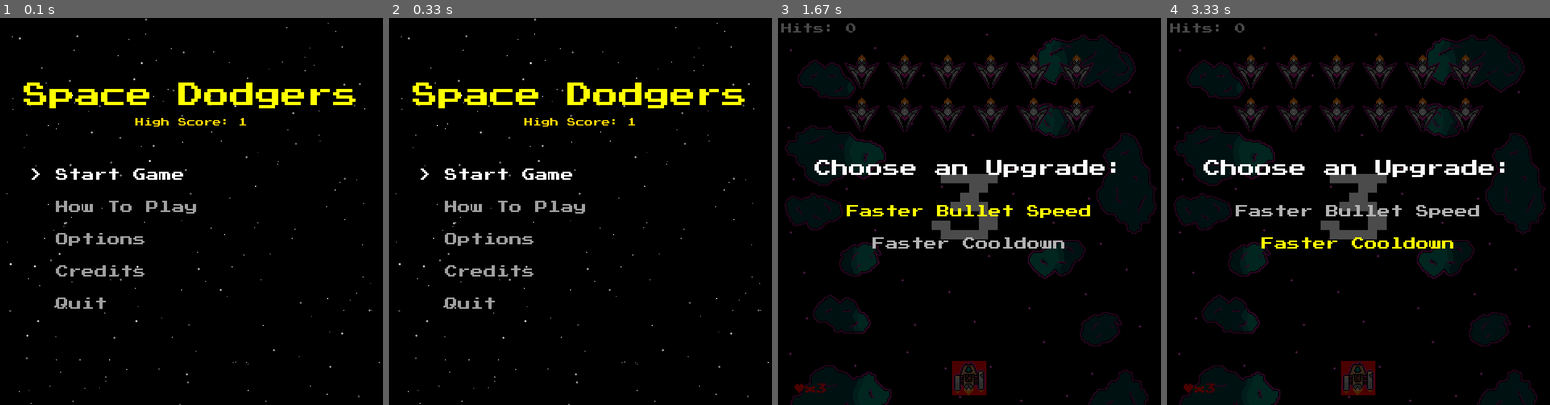
Above: before the commit, frames 1-4 (left to right).
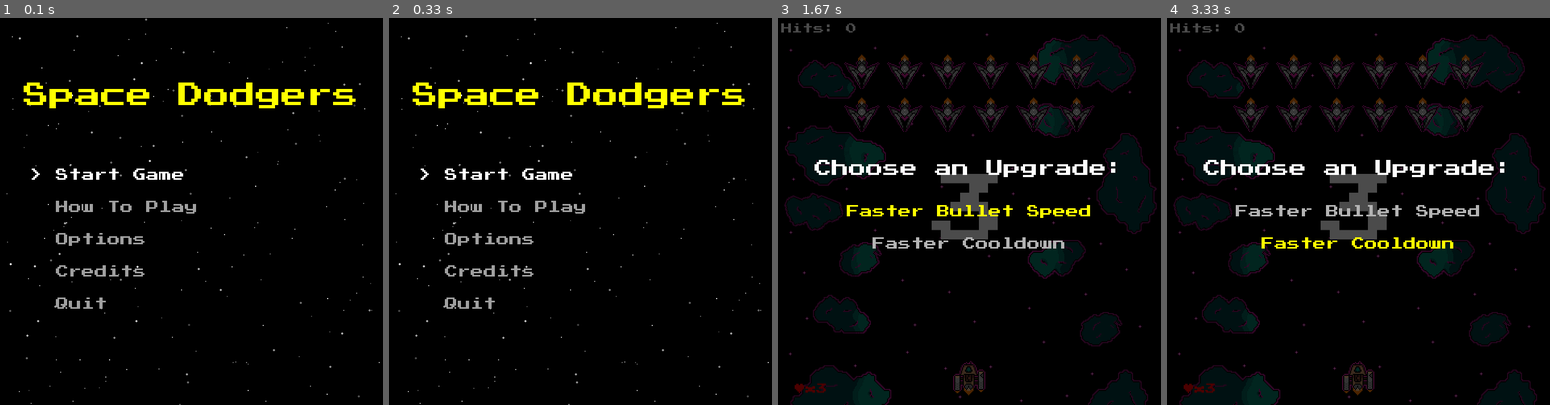
Above: after the commit, the same moments.

Repository: software-engineering-game/pygame-game
Game: pygame game, started from main.py
Two runs of this game, one before a commit and one after it. Both use one fixed random seed, a clock stepped at 60 frames per second and the inputs below.
Inputs:
- Up to frame 1 (0.1 s): no input
- Up to frame 2 (0.33 s): no input
- Up to frame 3 (1.67 s): tap Enter at 0.33 s; tap T at 0.67 s; hold Up 1-1.47 s; hold Down from 1.5 s (still down)
- Up to frame 4 (3.33 s): release Down at 1.8 s; hold Up 1.83-2.2 s; hold Down 2.23-2.6 s; hold Up 2.63-2.93 s; hold Down 2.97-3.27 s; hold Up from 3.3 s (still down)

The runs differ from the first frame. In frame 1, 0.2% of the frame differs, in the area x 35-65%, y 25-29%; in frame 2, 0.2%; in frame 3, 0.3%, in the area x 45-55%, y 88-98%; in frame 4, 0.3%.

Commit message:
Cleaning up debug messages

Diff:
--- a/highscore.json
+++ b/highscore.json
@@ -1 +1 @@
-{"high_score": 1}
+{"high_score": 0}
--- a/states/game_state.py
+++ b/states/game_state.py
@@ -165,13 +165,11 @@
 
 
     def draw(self, app, screen):
+        # Background
         screen.fill(self.bg_color)
         screen.blit(self.bg_image, (0, 0))
 
-        # delete after testing
-        pygame.draw.rect(screen, (255,0,0), self.player.rect)
-        pygame.draw.rect(screen, (0,255,0), self.player.hitbox)
-
+        # Game Entities
         self.ally_ships.draw(screen)
         self.enemy_ships.draw(screen)
         self.ally_bullets.draw(screen)
